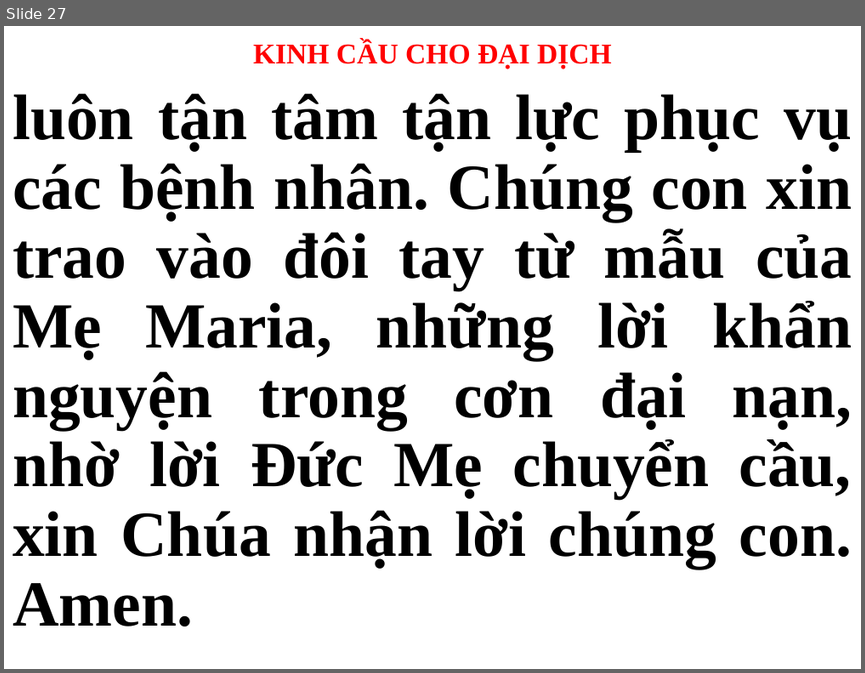
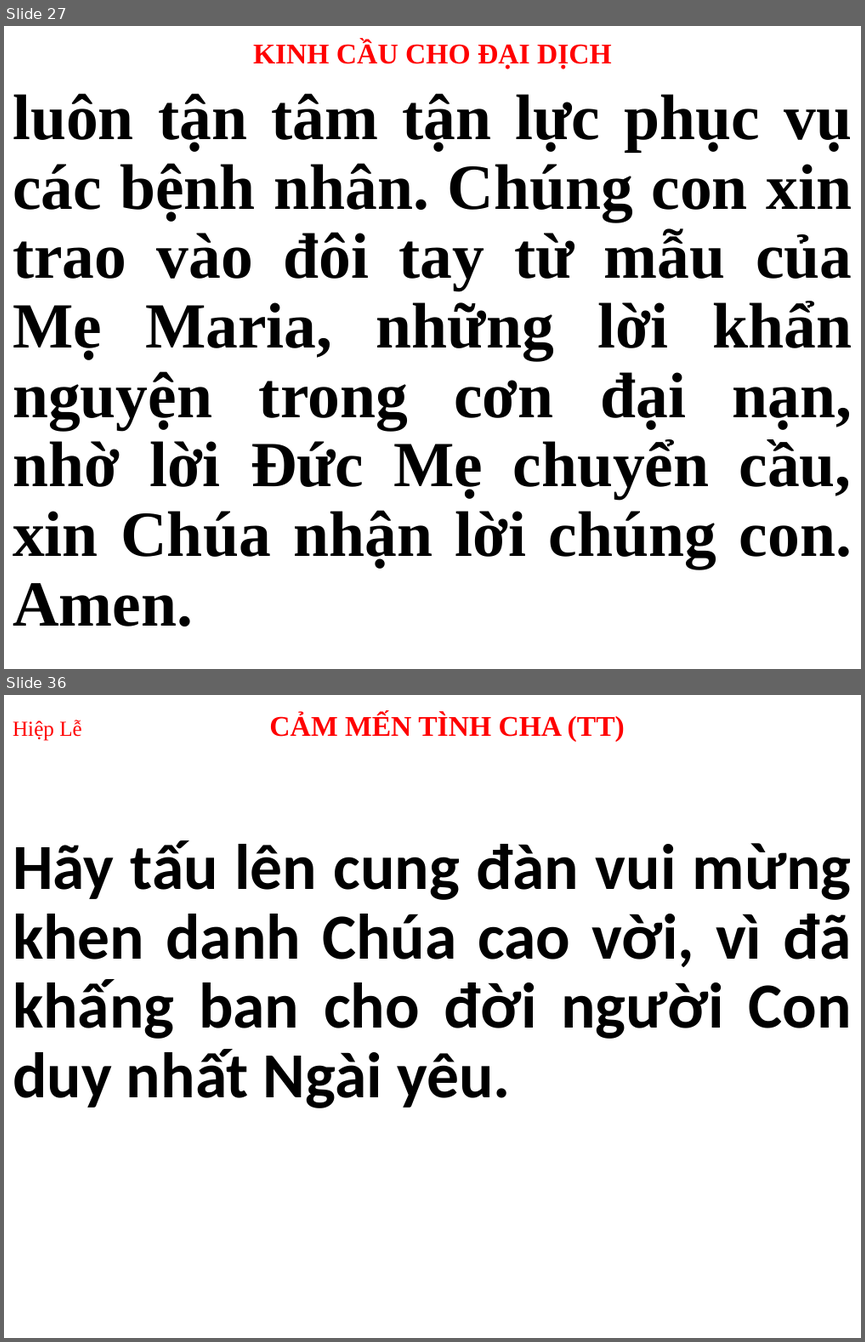
Before and after one commit to webfullstack99/usb-songs, a slide deck: CN.pptx. Shown one above the other, each under a label of ours: slide 27 before the commit, slides 27 and 36 after it; the slides between them are not shown. The pictures are 865x673 and 865x1342 pixels, drawn with LibreOffice and Linux fonts; fonts in the diff are those of the drawing. Boxes give left, top, right and bottom in pixels: in the first picture for what was removed or moved away, otherwise in the second. Text is boxed around its words. In the diff, an @@ line names an element or a change of style, - is before the commit and + after.

```diff
--- a/CN.pptx
+++ b/CN.pptx
@@ slide 36 added at bbox=[4, 695, 861, 1338], background #FFFFFF @@
@@ title added at bbox=[12, 713, 624, 741], 24 pt, text #FF0000, bold @@
+Hiệp Lễ CẢM MẾN TÌNH CHA (TT)
@@ subtitle added at bbox=[12, 840, 851, 1108], 54 pt, text #000000, bold @@
+Hãy tấu lên cung đàn vui mừng khen danh Chúa cao vời, vì đã khấng ban cho đời người Con duy nhất Ngài yêu.
```
Also in this commit, not shown: 2 slides changed, 43 other slides added, 31 slides removed.
